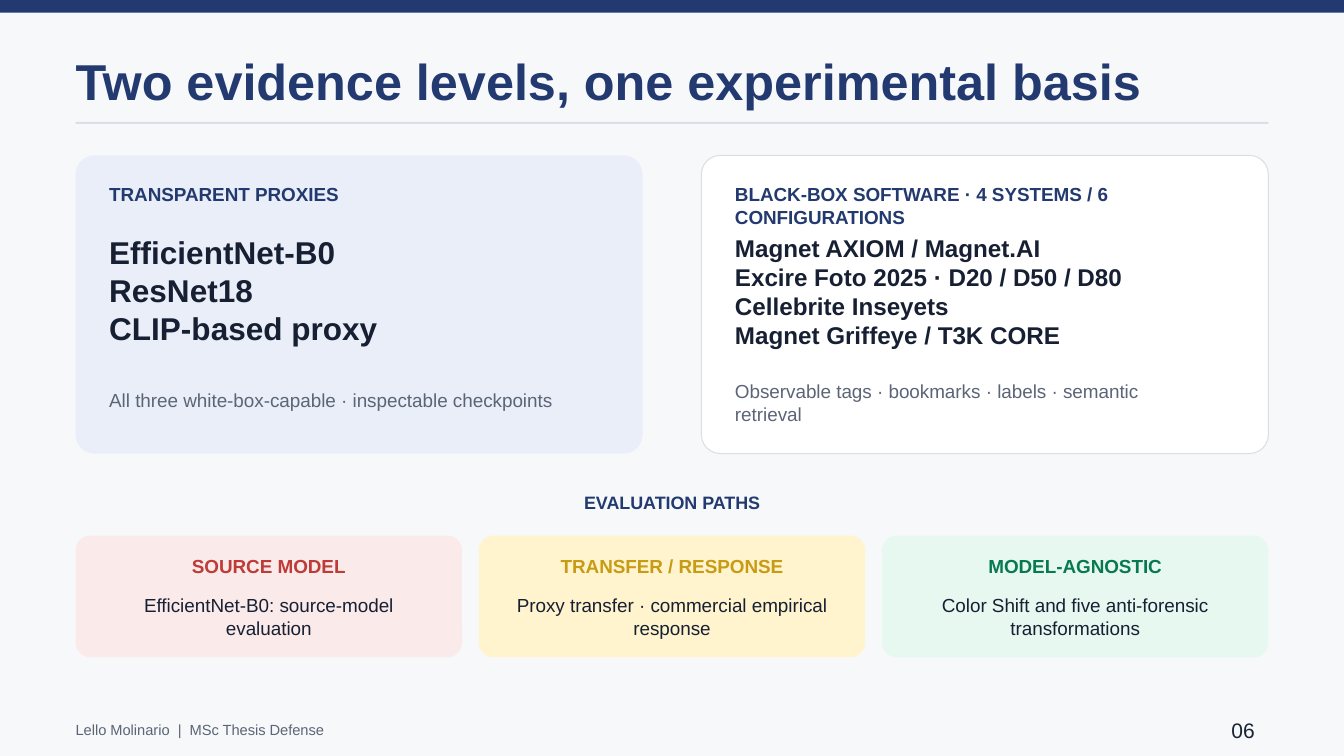
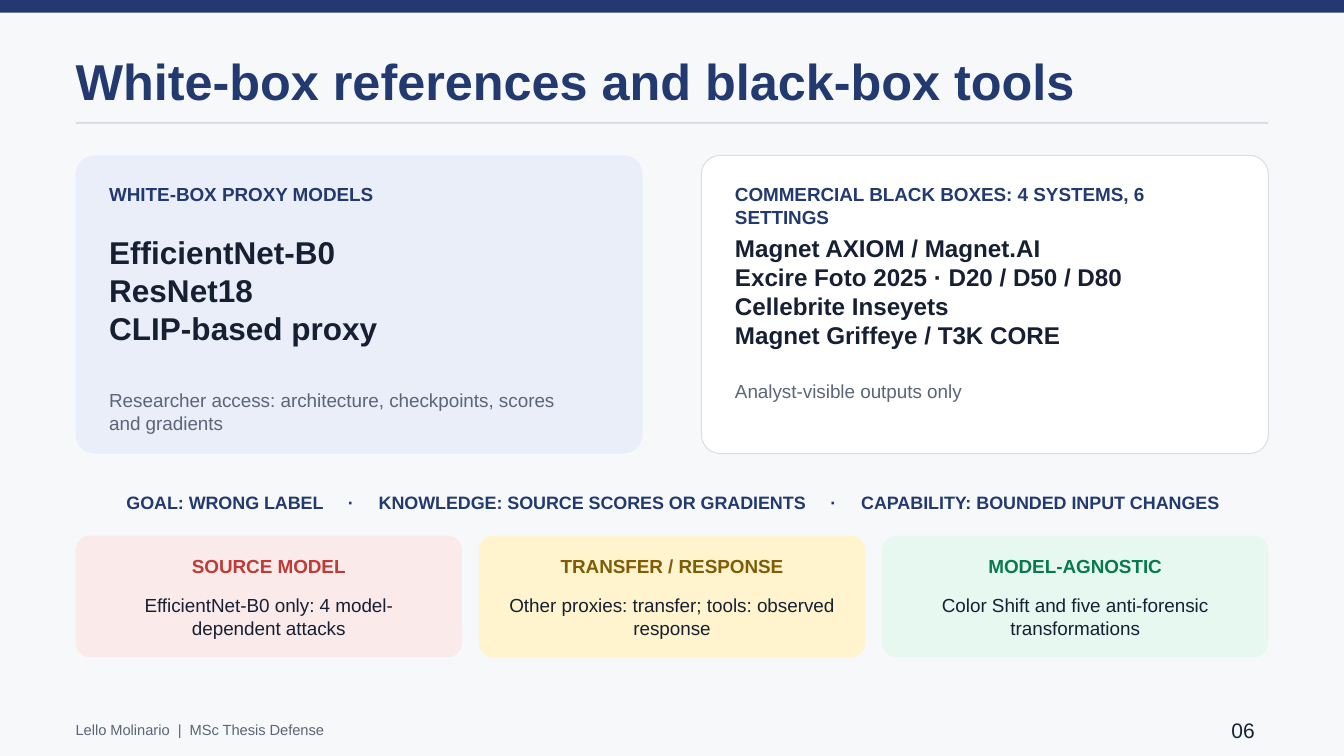
Before and after one commit to lmolinario/Molinario_Thesis_Defense_2026, a slide deck: slide 6 of Molinario_Thesis_Defense_2026.pptx. Drawn at 1344x756 pixels with LibreOffice and Linux fonts; fonts in the diff are those of the drawing. Boxes give left, top, right and bottom in pixels: in the first picture for what was removed or moved away, otherwise in the second. Text is boxed around its words. In the diff, an @@ line names an element or a change of style, - is before the commit and + after.

```diff
--- a/Molinario_Thesis_Defense_2026.pptx
+++ b/Molinario_Thesis_Defense_2026.pptx
@@ text at (76,63,1074,101): text changed @@
-Two evidence levels, one experimental basis
+White-box references and black-box tools
@@ text at (109,188,373,201): text changed @@
-TRANSPARENT PROXIES
+WHITE-BOX PROXY MODELS
@@ text at (735,188,1145,224): text changed @@
-BLACK-BOX SOFTWARE · 4 SYSTEMS / 6 CONFIGURATIONS
+COMMERCIAL BLACK BOXES: 4 SYSTEMS, 6 SETTINGS
@@ text at (735,384,962,402): text changed @@
-Observable tags · bookmarks · labels · semantic retrieval
+Analyst-visible outputs only
@@ text at (109,393,554,434): text changed @@
-All three white-box-capable · inspectable checkpoints
+Researcher access: architecture, checkpoints, scores and gradients
@@ text at (126,496,1219,509): text changed @@
-EVALUATION PATHS
+GOAL: WRONG LABEL · KNOWLEDGE: SOURCE SCORES OR GRADIENTS · CAPABILITY: BOUNDED INPUT CHANGES
@@ text "TRANSFER / RESPONSE" at (561,560,784,573): text colour #C89B14 to #805C05 @@
@@ text at (145,598,392,639): text changed @@
-EfficientNet-B0: source-model evaluation
+EfficientNet-B0 only: 4 model-dependent attacks
@@ text at (509,598,834,639): text changed @@
-Proxy transfer · commercial empirical response
+Other proxies: transfer; tools: observed response
```
Also in this commit, not shown: 18 other slides changed, 1 slide added, 1 slide removed, 1 other file.
